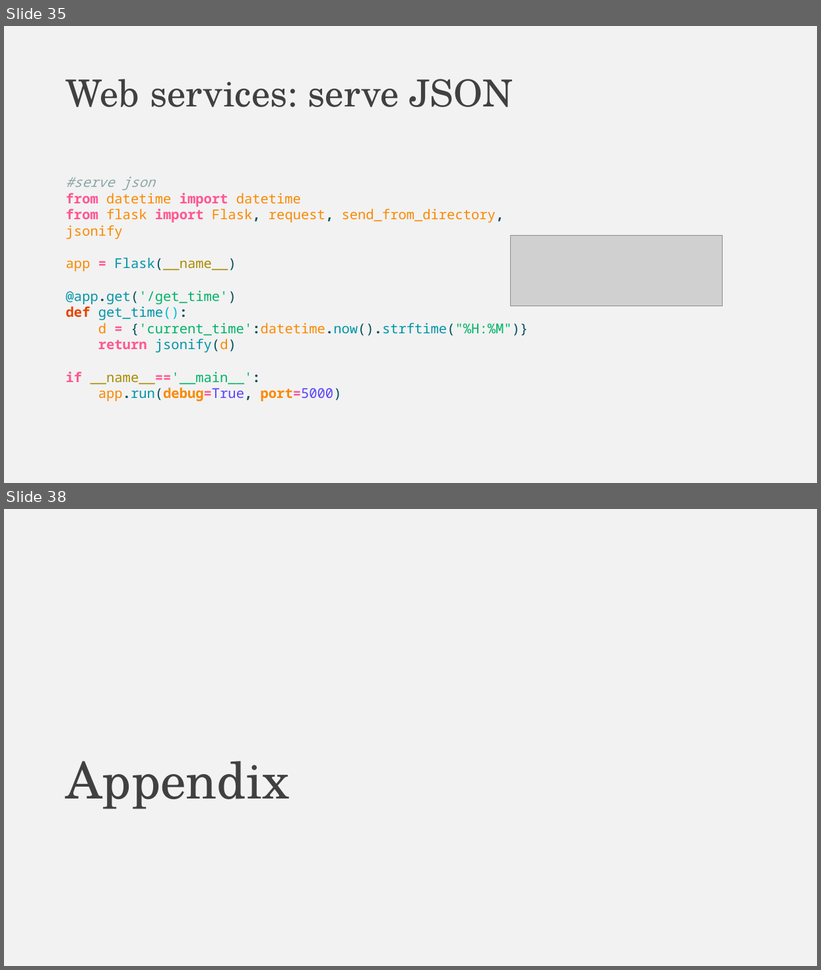
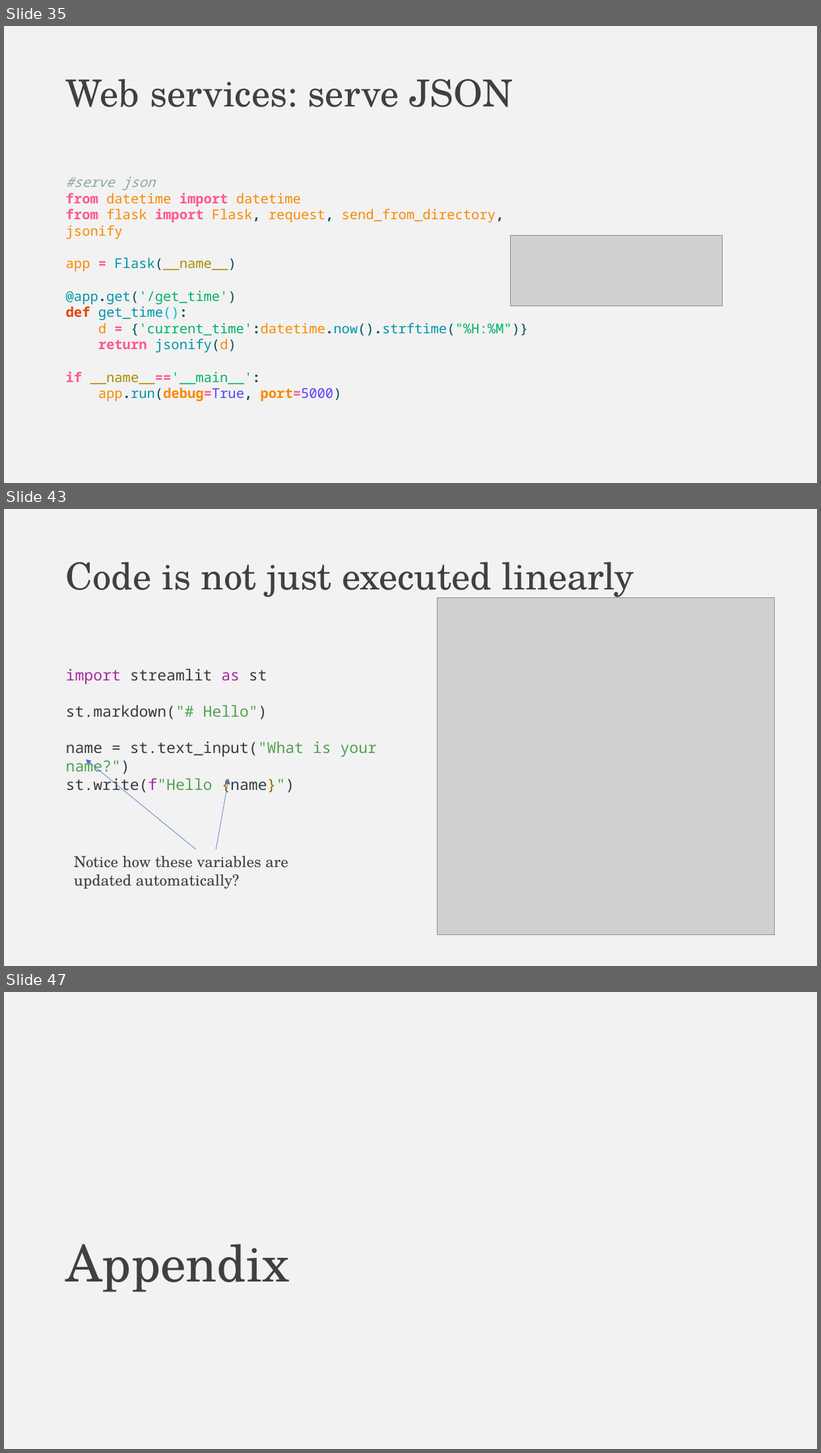
Before and after one commit to falconair/ProgrammingForAnalytics, a slide deck: lectures/075_web_under_the_hood/The web, under the hood.pptx. Shown one above the other, each under a label of ours: slides 35 and 38 before the commit, slides 35, 43 and 47 after it; the slides between them are not shown. The pictures are 821x970 and 821x1453 pixels, drawn with LibreOffice and Linux fonts; fonts in the diff are those of the drawing; grey boxes stand for pictures. Boxes give left, top, right and bottom in pixels: in the first picture for what was removed or moved away, otherwise in the second. Text is boxed around its words. In the diff, an @@ line names an element or a change of style, - is before the commit and + after.

```diff
--- a/lectures/075_web_under_the_hood/The web, under the hood.pptx
+++ b/lectures/075_web_under_the_hood/The web, under the hood.pptx
@@ slide 43 added at bbox=[4, 509, 817, 966], background #F2F2F2 @@
@@ title added at bbox=[66, 562, 634, 601], 44 pt, text #404040 @@
+Code is not just executed linearly
@@ picture added at bbox=[438, 598, 774, 935] @@
@@ text added at bbox=[66, 669, 377, 794], 18 pt, text #383A42 @@
+import streamlit as st
+st.markdown("# Hello")
+name = st.text_input("What is your name?")
+st.write(f"Hello {name}")
@@ arrow added from (196, 850) to (86, 760), #4472C4 0.5 pt @@
@@ arrow added from (217, 850) to (228, 779), #4472C4 0.5 pt @@
@@ text added at bbox=[74, 856, 288, 889], 18 pt, text #404040 @@
+Notice how these variables are updated automatically?
@@ what was slide 38 is now slide 47 @@
```
Also in this commit, not shown: 2 slides changed, 8 other slides added, 6 other files.
